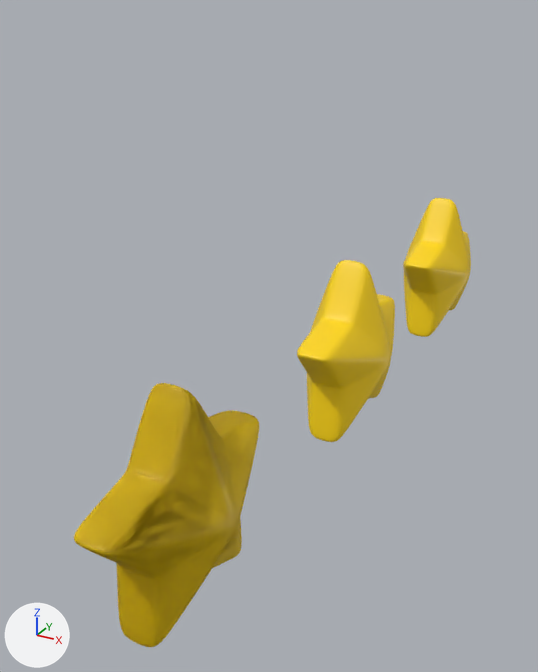
The glTF model glb/animation/staranimation.glb as it was, and as the next commit left it.
Rendered twice from a 50 mm lens placed at (2.65, -6.5, 3.21), pointed at (-0.55, -0.69, 0.31). Arrows for +X, +Y and +Z are at lower left; the lights stay in place. Where no turn or scale is listed for an object, it has been applied to the vertices. Vertices at the same position are counted once.

Objects in the first picture: '柱体', '柱体.001', '柱体.002', '柱体.003'.
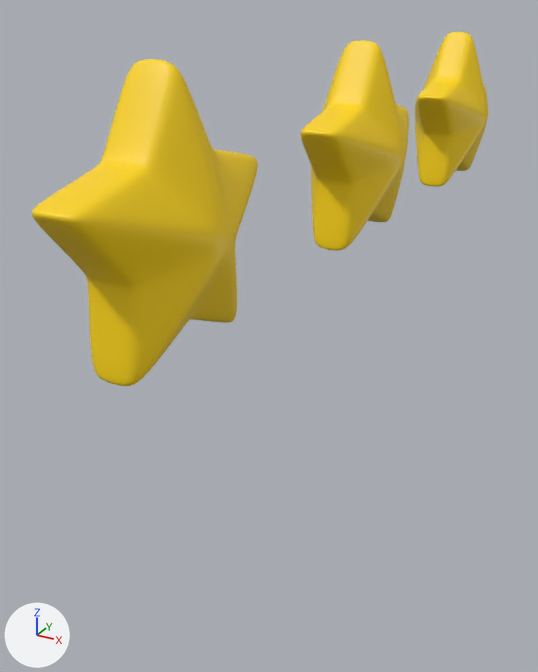
Location of each change, [x1, y1, x2, y2] in pixels of the pictures (538 x 672 px; the box of a moved part takes in the faces that stretch with it):
```json
{"object": "柱体.002", "change": "recoloured, reshaped, moved", "before": [403, 198, 471, 337], "after": [32, 59, 258, 386], "on screen": "229% wider, 134% taller"}
{"object": "柱体", "change": "recoloured, reshaped, moved", "before": [297, 260, 395, 442], "after": [301, 40, 409, 250], "on screen": "10% wider, 15% taller"}
{"object": "柱体.003", "change": "deleted", "before": [74, 383, 259, 647], "on screen": "yellow"}
{"object": "柱体.001", "change": "moved, turned", "before": [76, 385, 258, 642], "after": [415, 32, 488, 187]}
{"part": 1, "of": "me_网格_003", "change": "moved or reshaped", "before": [74, 383, 259, 647], "after": [32, 59, 258, 386]}
```

The change, as JSON lines over the scene's bpy script:
```json
{"block": "me_网格_002", "where": "me_网格_002.from_pydata(...)  # 3602 vertices, 7200 faces; spans x -0.91..0.91, y -0.78..0.96, z -0.45..0.45"}
{"op": "remove", "block": "me_网格_002", "code": "me_网格_002.materials.append(mat_material_003)  # yellow #ffd700"}
{"op": "add", "block": "me_网格_002", "code": "me_网格_002.materials.append(mat_material_001)  # yellow #ffd700"}
{"block": "me_网格_003", "where": "me_网格_003.from_pydata(...)  # 3602 vertices, 7200 faces; spans x -0.45..0.45, y -0.91..0.91, z -0.78..0.96"}
{"op": "remove", "block": "me_网格_003", "code": "me_网格_003.materials.append(mat_material_004)  # yellow #ffd700"}
{"block": "me_网格_003", "change": "me_网格_003 part 1: the whole mesh is multiplied about the mesh origin by the matrix ((0.0, 1.0, 0.0), (0.0, 0.0, 1.0), (1.0, 0.0, 0.0))"}
{"op": "add", "block": "me_网格_003", "code": "me_网格_003.materials.append(mat_material_003)  # yellow #ffd700"}
{"op": "set", "path": "ob_柱体", "old": "bpy.data.objects.new('柱体', me_网格)", "new": "bpy.data.objects.new('柱体', me_网格_002)"}
{"op": "set", "path": "ob_柱体.location", "old": "(0.0, 0.0, 0.0)", "new": "(0.0, 0.0, 2.0)"}
{"op": "set", "path": "ob_柱体_001.location", "old": "(0.0, -3.0, 0.0)", "new": "(0.0, 3.0, 2.0)"}
{"op": "set", "path": "ob_柱体_001.rotation_euler", "old": "(1.571, 0.0, 1.571)", "new": "(1.571, 0.0, -1.577)", "note": "degrees (90, 0, 90) -> degrees (90, 0, -90)"}
{"op": "set", "path": "ob_柱体_002", "old": "bpy.data.objects.new('柱体.002', me_网格_002)", "new": "bpy.data.objects.new('柱体.002', me_网格_003)"}
{"op": "set", "path": "ob_柱体_002.location", "old": "(0.0, 3.0, 0.0)", "new": "(0.0, -3.0, 2.0)"}
{"op": "remove", "block": "ob_柱体_003", "code": ["ob_柱体_003 = bpy.data.objects.new('柱体.003', me_网格_003)", "ob_柱体_003.location = (0.0, -3.0, 0.0)"]}
```
